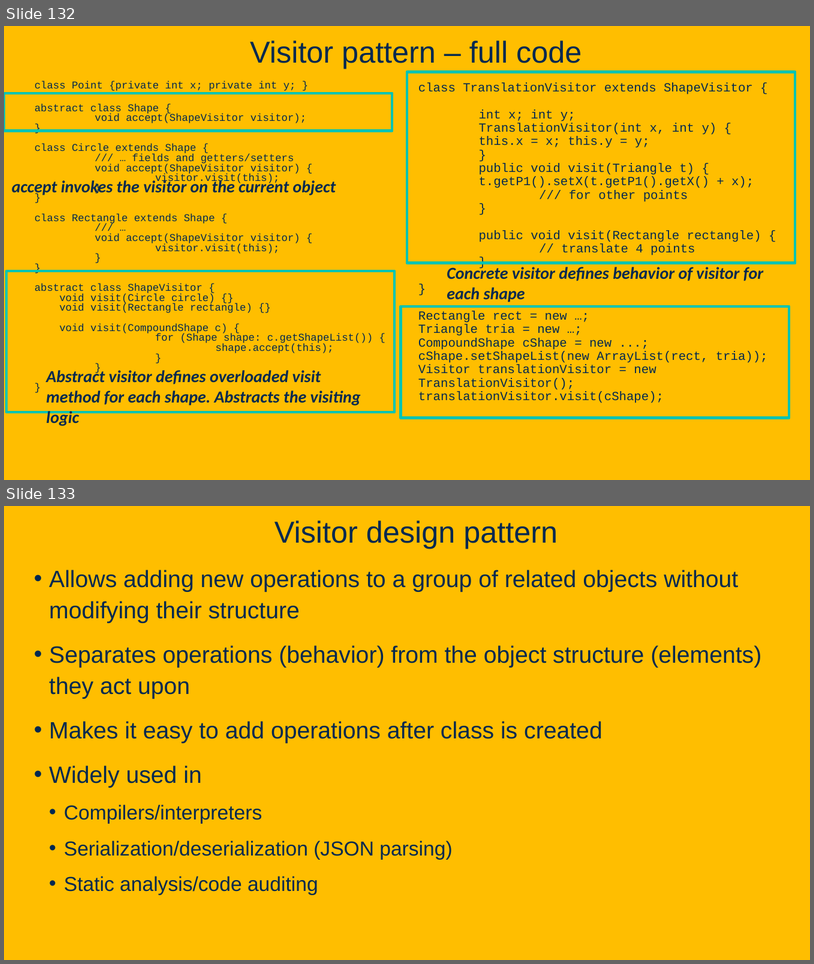
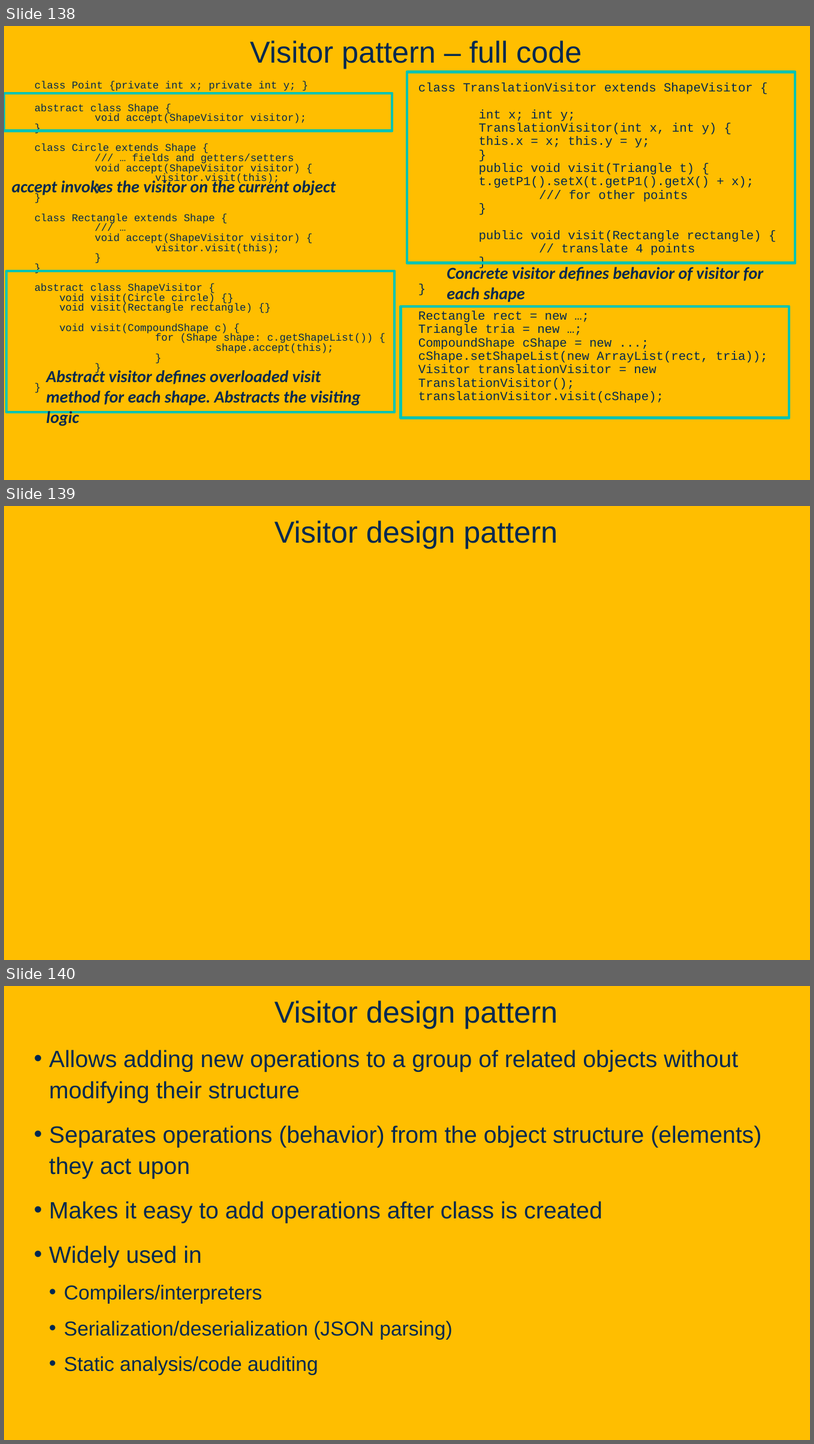
Before and after one commit to davsec-teaching/ecs160-f25, a slide deck: slides/8_design_patterns.pptx. Shown one above the other, each under a label of ours: slides 132 and 133 before the commit, slides 138, 139 and 140 after it. The pictures are 814x964 and 814x1444 pixels, drawn with LibreOffice and Linux fonts; fonts in the diff are those of the drawing; background and template pictures are left out. Boxes give left, top, right and bottom in pixels: in the first picture for what was removed or moved away, otherwise in the second. Text is boxed around its words. In the diff, an @@ line names an element or a change of style, - is before the commit and + after.

Commit message:
updated design patterns slide

```diff
--- a/slides/8_design_patterns.pptx
+++ b/slides/8_design_patterns.pptx
@@ slide 139 added at (4,506,810,960), background picture (left out) @@
@@ title added at (275,520,558,549), 36 pt, text #022850 @@
+Visitor design pattern
@@ what was slide 132 is now slide 138 @@
@@ what was slide 133 is now slide 140 @@
```
Also in this commit, not shown: 9 slides changed, 9 other slides added.
